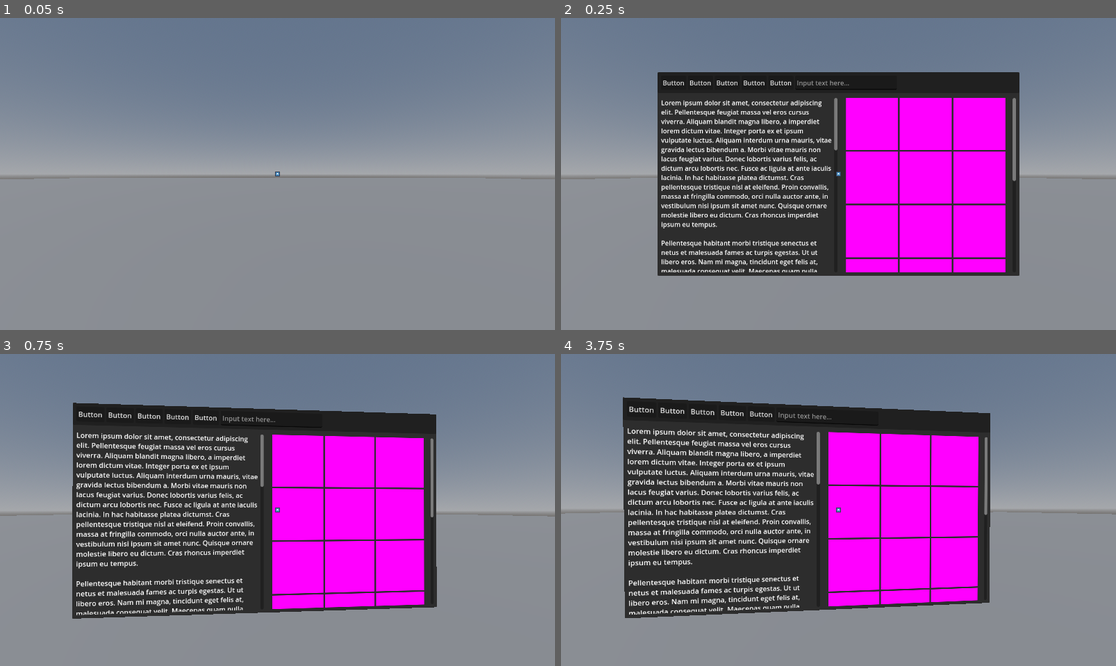
Above: before the commit, frames 1-4 (two rows, left to right).
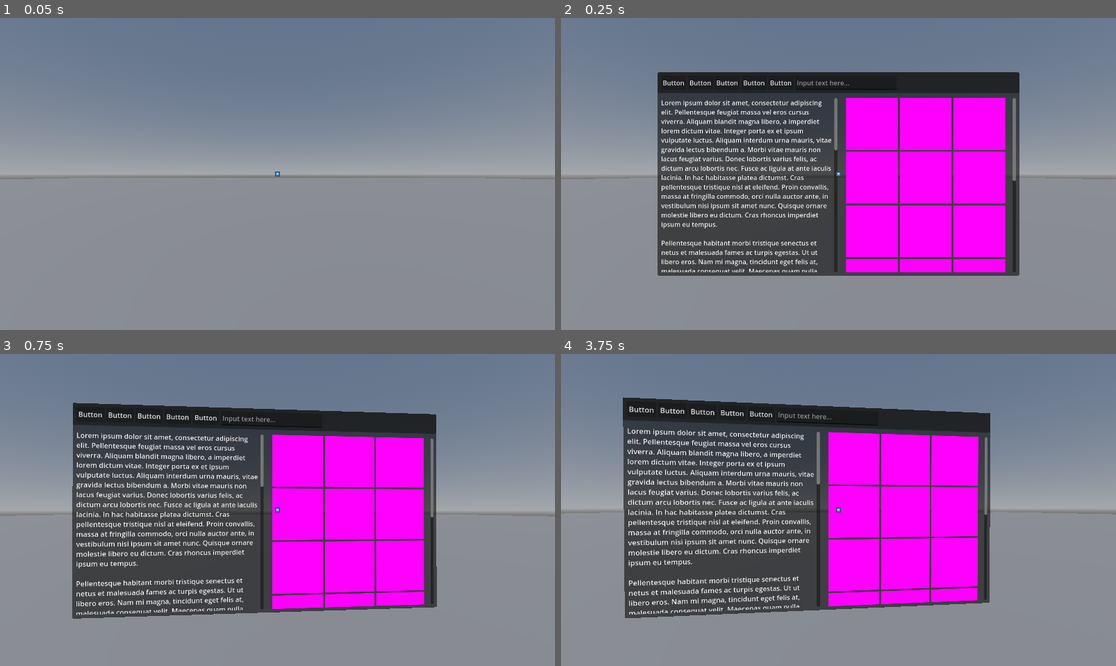
Above: after the commit, the same moments.

Repository: Decapitated/3D-Hud
Game: Godot game, scene res://test.tscn
Same seed, same stepped clock (60 frames per second), same inputs: the game is played once before the commit and once after it. The project has no main scene, so this scene is started directly. The engine's default icon, where the game draws it, is replaced by a stand-in: a white triangle on a blue panel in a dark square.
Inputs (mouse positions are in pixels of both pictures, inside the frame that each line leads up to):
- Up to frame 1 (0.05 s): no input
- Up to frame 2 (0.25 s): no input
- Up to frame 3 (0.75 s): tap Enter at 0.5 s; move the mouse to (305, 510) at 0.52 s
- Up to frame 4 (3.75 s): tap Space at 1.25, 2.75 s; move the mouse to (810, 510) at 1.27 s; tap Enter at 2, 3.5 s; move the mouse to (849, 503) at 2.02 s; move the mouse to (832, 516) at 2.77 s; move the mouse to (877, 513) at 3.52 s

Frame 1 is identical in both runs. In frame 2, 3.1% of the frame differs, in the area x 17-83%, y 17-83%; in frame 3, 3.3%; in frame 4, 3.4%, in the area x 11-78%, y 13-85%.

Commit message:
Allow subviewport transparency

Diff:
--- a/test.tscn
+++ b/test.tscn
@@ -55,6 +55,7 @@
 shape = SubResource("ConcavePolygonShape3D_n4mta")
 
 [node name="SubViewport" type="SubViewport" parent="Hud3D"]
+transparent_bg = true
 size = Vector2i(889, 500)
 
 [node name="TestUI" parent="Hud3D/SubViewport" instance=ExtResource("2_glhle")]
--- a/test_ui.tscn
+++ b/test_ui.tscn
@@ -61,11 +61,10 @@
 "
 
 [node name="TextEdit" type="TextEdit" parent="PanelContainer/VBoxContainer/PanelContainer/MarginContainer/HBoxContainer"]
-custom_minimum_size = Vector2(250, 0)
+custom_minimum_size = Vector2(250, 35)
 layout_mode = 2
 placeholder_text = "Input text here...
 "
-scroll_fit_content_height = true
 
 [node name="MarginContainer" type="MarginContainer" parent="PanelContainer/VBoxContainer"]
 layout_mode = 2
